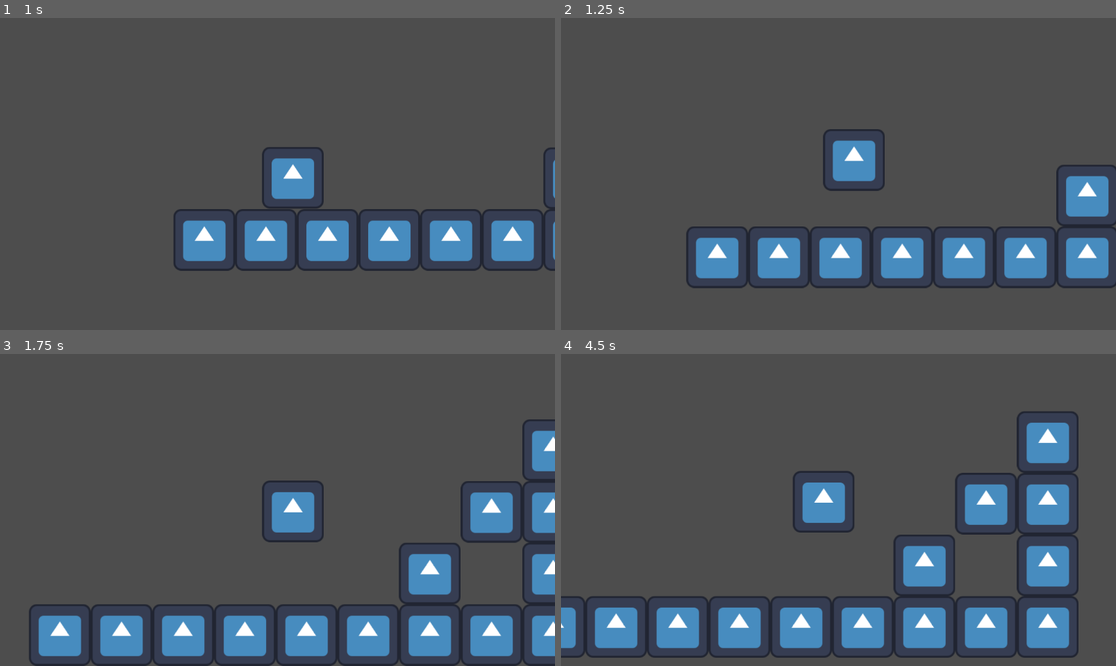
Above: before the commit, frames 1-4 (two rows, left to right).
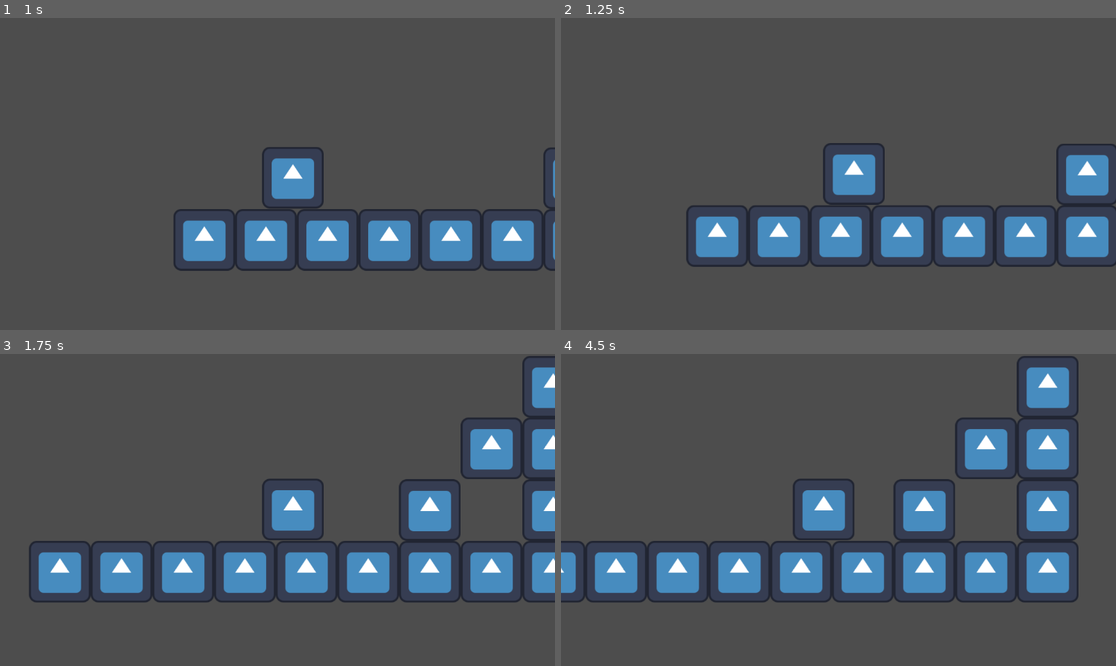
Above: after the commit, the same moments.

Repository: PL00T00/Jumping-The-Gun
Game: Godot game, scene res://node.tscn
Two runs of this game, one before a commit and one after it. Both use one fixed random seed, a clock stepped at 60 frames per second and the inputs below. The project has no main scene, so this scene is started directly. The engine's default icon, where the game draws it, is replaced by a stand-in: a white triangle on a blue panel in a dark square.
Inputs:
- Up to frame 1 (1 s): hold D (Right) from 0.53 s (still down); tap Space (Jump, bound only before the commit) at 0.6, 0.77 s
- Up to frame 2 (1.25 s): keep holding D (Right); tap Space (Jump, bound only before the commit) at 1.07 s
- Up to frame 3 (1.75 s): keep holding D (Right); tap Space (Jump, bound only before the commit) at 1.35, 1.52 s
- Up to frame 4 (4.5 s): tap Space (Jump, bound only before the commit) at 1.82, 2.1, 2.85, 3.02, 3.32, 3.6, 3.77, 4.07, 4.35 s; release D (Right) at 2.03 s; hold A (Left) 2.03-2.78 s; hold D (Right) 2.78-4.28 s; hold A (Left) from 4.28 s (still down)

Frame 1 is identical in both runs. In frame 2, 13% of the frame differs, in the area x 22-100%, y 35-87%; in frame 3, 26%; in frame 4, 28%, in the area x 0-94%, y 0-98%.

Commit message:
removed jumping
that wont be needed hehehehe

Diff:
--- a/player.gd
+++ b/player.gd
@@ -1,15 +1,11 @@
 extends CharacterBody2D
 
 const SPEED = 400.0
-const JUMP_VELOCITY = -510
 
 func _physics_process(delta: float) -> void:
 
 	if not is_on_floor():
 		velocity += get_gravity() * delta
-
-	if Input.is_action_just_pressed("Jump") and is_on_floor():
-		velocity.y = JUMP_VELOCITY
 
 	var direction := Input.get_axis("Left", "Right")
 	if direction:
--- a/project.godot
+++ b/project.godot
@@ -28,13 +28,6 @@
 , Object(InputEventKey,"resource_local_to_scene":false,"resource_name":"","device":-1,"window_id":0,"alt_pressed":false …(186 unchanged characters)…
 ]
 }
-Jump={
-"deadzone": 0.2,
-"events": [Object(InputEventKey,"resource_local_to_scene":false,"resource_name":"","device":-1,"window_id":0,"alt_pressed":false,"shift_pressed":false,"ctrl_pressed":false,"meta_pressed":false,"pressed":false,"keycode":0,"physical_keycode":32,"key_label":0,"unicode":32,"location":0,"echo":false,"script":null)
-, Object(InputEventKey,"resource_local_to_scene":false,"resource_name":"","device":-1,"window_id":0,"alt_pressed":false,"shift_pressed":false,"ctrl_pressed":false,"meta_pressed":false,"pressed":false,"keycode":0,"physical_keycode":87,"key_label":0,"unicode":119,"location":0,"echo":false,"script":null)
-, Object(InputEventKey,"resource_local_to_scene":false,"resource_name":"","device":-1,"window_id":0,"alt_pressed":false,"shift_pressed":false,"ctrl_pressed":false,"meta_pressed":false,"pressed":false,"keycode":0,"physical_keycode":4194320,"key_label":0,"unicode":0,"location":0,"echo":false,"script":null)
-]
-}
 
 [physics]
 
